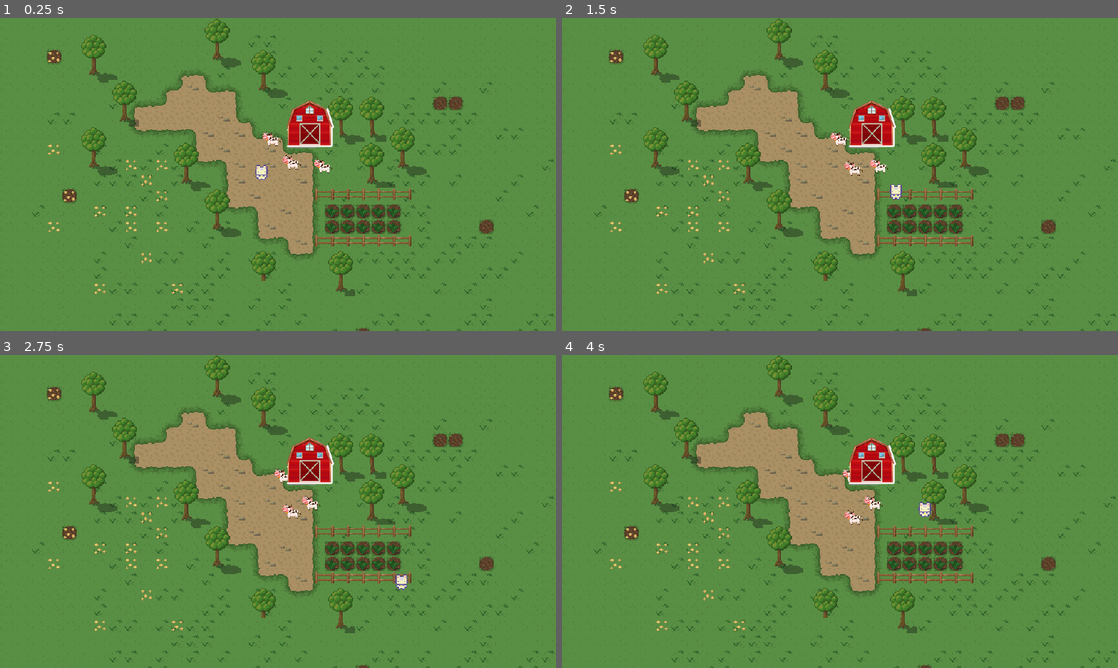
Above: before the commit, frames 1-4 (two rows, left to right).
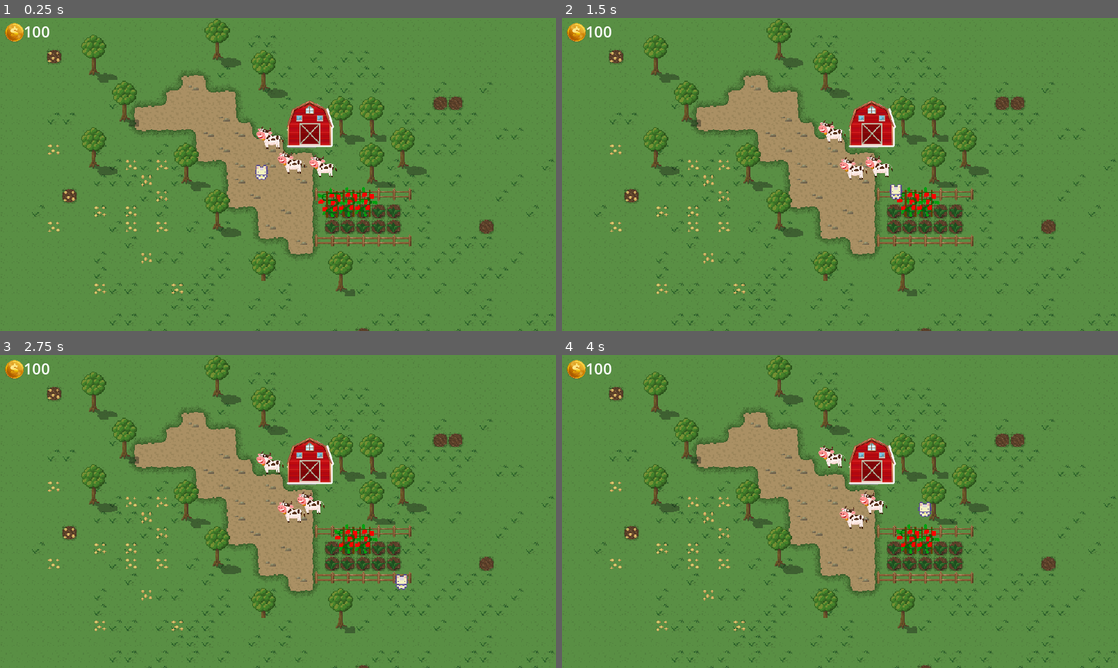
Above: after the commit, the same moments.

Repository: Bugra020/Game-Jam
Game: Godot game, scene res://scenes/gamelevel.tscn
The game is run twice, just before and just after one commit, with the same random seed, the same clock (stepped at 60 frames per second) and the same inputs.
Inputs:
- Up to frame 1 (0.25 s): no input
- Up to frame 2 (1.5 s): hold D (right) 0.53-1.28 s; hold E (interact) 0.53-1.28 s; hold S (down) from 1.28 s (still down); tap E (interact) at 1.35 s
- Up to frame 3 (2.75 s): release S (down) at 2.03 s; hold D (right) from 2.03 s (still down); hold E (interact) from 2.03 s (still down)
- Up to frame 4 (4 s): release D (right) at 2.78 s; release E (interact) at 2.78 s; hold W (up) 2.78-3.53 s; tap E (interact) at 2.85 s; hold A (left) from 3.53 s (still down); hold E (interact) from 3.53 s (still down)

The runs differ from the first frame. In frame 1, 1.2% of the frame differs, in the area x 0-68%, y 1-64%; in frame 2, 1.1%; in frame 3, 1.1%; in frame 4, 1.1%.

Commit message:
money ui

Diff:
--- a/player/player.gd
+++ b/player/player.gd
@@ -1,6 +1,18 @@
 extends CharacterBody2D
 
 @export var movementSpeed : float = 100;
+
+@onready var money_ui = self.get_parent().get_node("money_ui")
+var money : int
+
+var items_dict = {
+	"milk" : 0,
+	"crops" : 0,
+}
+
+func _ready():
+	money = 100
+	money_ui.text = str(money)
 
 func _physics_process(delta):
 	var input_direction = Vector2(
@@ -10,3 +22,9 @@
 	velocity = input_direction * movementSpeed;
 
 	move_and_slide()
+
+func _process(delta):
+	pass
+
+func uptade_money_ui():
+	money_ui.text = str(money)
--- a/scenes/cow.tscn
+++ b/scenes/cow.tscn
@@ -19,10 +19,11 @@
 size = Vector2(47, 39)
 
 [node name="cow" type="Area2D"]
-scale = Vector2(0.2, 0.2)
+scale = Vector2(0.3, 0.3)
 script = ExtResource("1_gu6j8")
 
 [node name="AnimatedSprite2D" type="AnimatedSprite2D" parent="."]
+z_index = 2
 sprite_frames = SubResource("SpriteFrames_qukor")
 
 [node name="CollisionShape2D" type="CollisionShape2D" parent="."]
@@ -30,8 +31,9 @@
 shape = SubResource("RectangleShape2D_fd7x6")
 
 [node name="status_bubble" type="Sprite2D" parent="."]
+z_index = 1
 position = Vector2(-65, -40)
-scale = Vector2(2, 1.737)
+scale = Vector2(3, 2.606)
 texture = ExtResource("3_28cfh")
 
 [connection signal="body_entered" from="." to="." method="_on_body_entered"]
--- /dev/null
+++ b/scenes/crop.tscn
@@ -0,0 +1,20 @@
+[gd_scene load_steps=4 format=3 uid="uid://k2m2qapafxby"]
+
+[ext_resource type="Script" path="res://scripts/crop.gd" id="1_x07ln"]
+[ext_resource type="Texture2D" uid="uid://b364m05v1pdpl" path="res://assets/tomato.png" id="1_ynx0k"]
+
+[sub_resource type="CapsuleShape2D" id="CapsuleShape2D_kahgc"]
+radius = 9.0
+
+[node name="crop" type="Area2D"]
+script = ExtResource("1_x07ln")
+
+[node name="cropSprite2D" type="Sprite2D" parent="."]
+texture = ExtResource("1_ynx0k")
+
+[node name="CollisionShape2D" type="CollisionShape2D" parent="."]
+position = Vector2(0, 1)
+shape = SubResource("CapsuleShape2D_kahgc")
+
+[connection signal="body_entered" from="." to="." method="_on_body_entered"]
+[connection signal="body_exited" from="." to="." method="_on_body_exited"]
--- a/scenes/gamelevel.tscn
+++ b/scenes/gamelevel.tscn
@@ -1,10 +1,14 @@
-[gd_scene load_steps=9 format=3 uid="uid://bteg3vq1hlqi8"]
+[gd_scene load_steps=13 format=3 uid="uid://bteg3vq1hlqi8"]
 
 [ext_resource type="PackedScene" uid="uid://cnr1gs70mkmsc" path="res://player/player.tscn" id="1_7o0dy"]
 [ext_resource type="Script" path="res://scripts/gamelevel.gd" id="1_w86vv"]
 [ext_resource type="Texture2D" uid="uid://bl2ucda7ewdiw" path="res://assets/Cozy Farm Tileset.png" id="2_r3v1k"]
 [ext_resource type="Texture2D" uid="uid://dgymse4x6g66x" path="res://assets/barn.png" id="3_ou7sf"]
 [ext_resource type="PackedScene" uid="uid://yak7438fnhwo" path="res://scenes/cow.tscn" id="5_558y8"]
+[ext_resource type="PackedScene" uid="uid://k2m2qapafxby" path="res://scenes/crop.tscn" id="6_lp76a"]
+[ext_resource type="Script" path="res://scripts/money_ui.gd" id="7_f051o"]
+[ext_resource type="Texture2D" uid="uid://c12b4j7lx7qx0" path="res://assets/coin.png" id="8_2d060"]
+[ext_resource type="Script" path="res://scripts/money_ui_texture.gd" id="9_qlfq0"]
 
 [sub_resource type="TileSetAtlasSource" id="TileSetAtlasSource_5mtjw"]
 texture = ExtResource("2_r3v1k")
@@ -74,7 +78,7 @@
 texture = ExtResource("3_ou7sf")
 metadata/_edit_lock_ = true
 
-[node name="cow" parent="." instance=ExtResource("5_558y8")]
+[node name="cow1" parent="." instance=ExtResource("5_558y8")]
 position = Vector2(280, 125)
 
 [node name="cow2" parent="." instance=ExtResource("5_558y8")]
@@ -82,3 +86,30 @@
 
 [node name="cow3" parent="." instance=ExtResource("5_558y8")]
 position = Vector2(336, 153)
+
+[node name="crop" parent="." instance=ExtResource("6_lp76a")]
+position = Vector2(378, 190)
+
+[node name="crop2" parent="." instance=ExtResource("6_lp76a")]
+position = Vector2(361, 190)
+
+[node name="crop3" parent="." instance=ExtResource("6_lp76a")]
+position = Vector2(344, 191)
+
+[node name="money_ui" type="Label" parent="."]
+offset_right = 76.0
+offset_bottom = 30.0
+text = "0"
+horizontal_alignment = 1
+vertical_alignment = 1
+script = ExtResource("7_f051o")
+metadata/_edit_lock_ = true
+
+[node name="money_ui_texture" type="TextureRect" parent="."]
+offset_left = 1.0
+offset_right = 101.0
+offset_bottom = 100.0
+scale = Vector2(0.3, 0.3)
+texture = ExtResource("8_2d060")
+script = ExtResource("9_qlfq0")
+metadata/_edit_lock_ = true
--- a/scripts/cow.gd
+++ b/scripts/cow.gd
@@ -36,7 +36,6 @@
 		milkable = false
 		milk_procces = 0
 		statusBubble.visible = false
-		print("cow milked!")
 		colliding_with_player = false
 
 
--- /dev/null
+++ b/scripts/crop.gd
@@ -0,0 +1,16 @@
+extends Area2D
+
+var colliding_with_player : bool
+
+func _ready():
+	colliding_with_player = false
+
+func _process(delta):
+	if (colliding_with_player && Input.get_action_strength("interact")):
+		queue_free()
+
+func _on_body_entered(body):
+	colliding_with_player = true
+
+func _on_body_exited(body):
+	colliding_with_player = false
--- /dev/null
+++ b/scripts/money_ui.gd
@@ -0,0 +1,4 @@
+extends Label
+
+func _ready():
+	position = Vector2(0, 0)
--- /dev/null
+++ b/scripts/money_ui_texture.gd
@@ -0,0 +1,4 @@
+extends TextureRect
+
+func _ready():
+	position = Vector2(0, 0)
Binary file added: assets/coin.png
Not shown, added: assets/coin.png.import
Binary file added: assets/shotgun.png
Not shown, changed: assets/shotgun.png.import
Binary file added: assets/tomato.png
Not shown, changed: assets/tomato.png.import
Binary file removed: scenes/New Piskel-1.png.png
Binary file removed: scenes/milk_bubble.png
